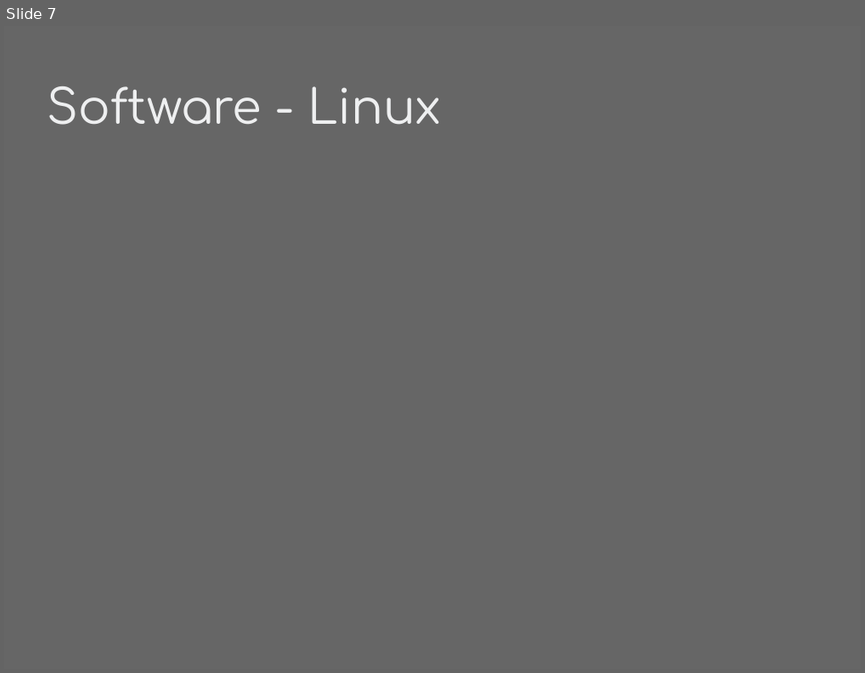
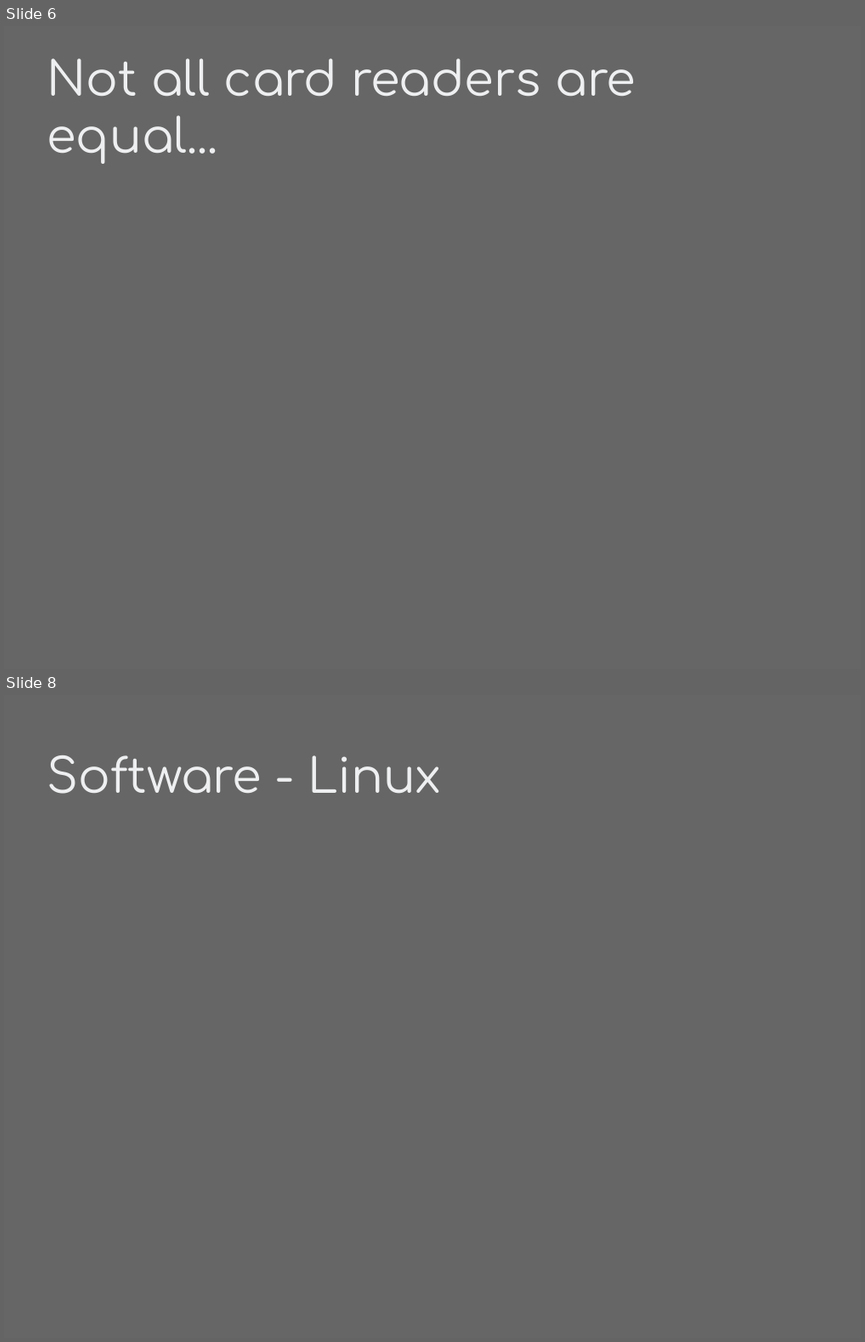
Before and after one commit to phyushin/Breaking_Badge, a slide deck: presentation/sle4442.odp. Shown one above the other, each under a label of ours: slide 7 before the commit, slides 6 and 8 after it; the slides between them are not shown. The pictures are 865x673 and 865x1342 pixels, drawn with LibreOffice and Linux fonts; fonts in the diff are those of the drawing. Boxes give left, top, right and bottom in pixels: in the first picture for what was removed or moved away, otherwise in the second. Text is boxed around its words. In the diff, an @@ line names an element or a change of style, - is before the commit and + after.

```diff
--- a/presentation/sle4442.odp
+++ b/presentation/sle4442.odp
@@ slide 6 added at [4,26,861,669], background #666666 @@
@@ title added at [46,58,636,164], 44 pt, text #EEEFF0 @@
+Not all card readers are equal...
@@ what was slide 7 is now slide 8 @@
```
Also in this commit, not shown: 1 slide changed, 5 other slides added, 7 slides removed.
